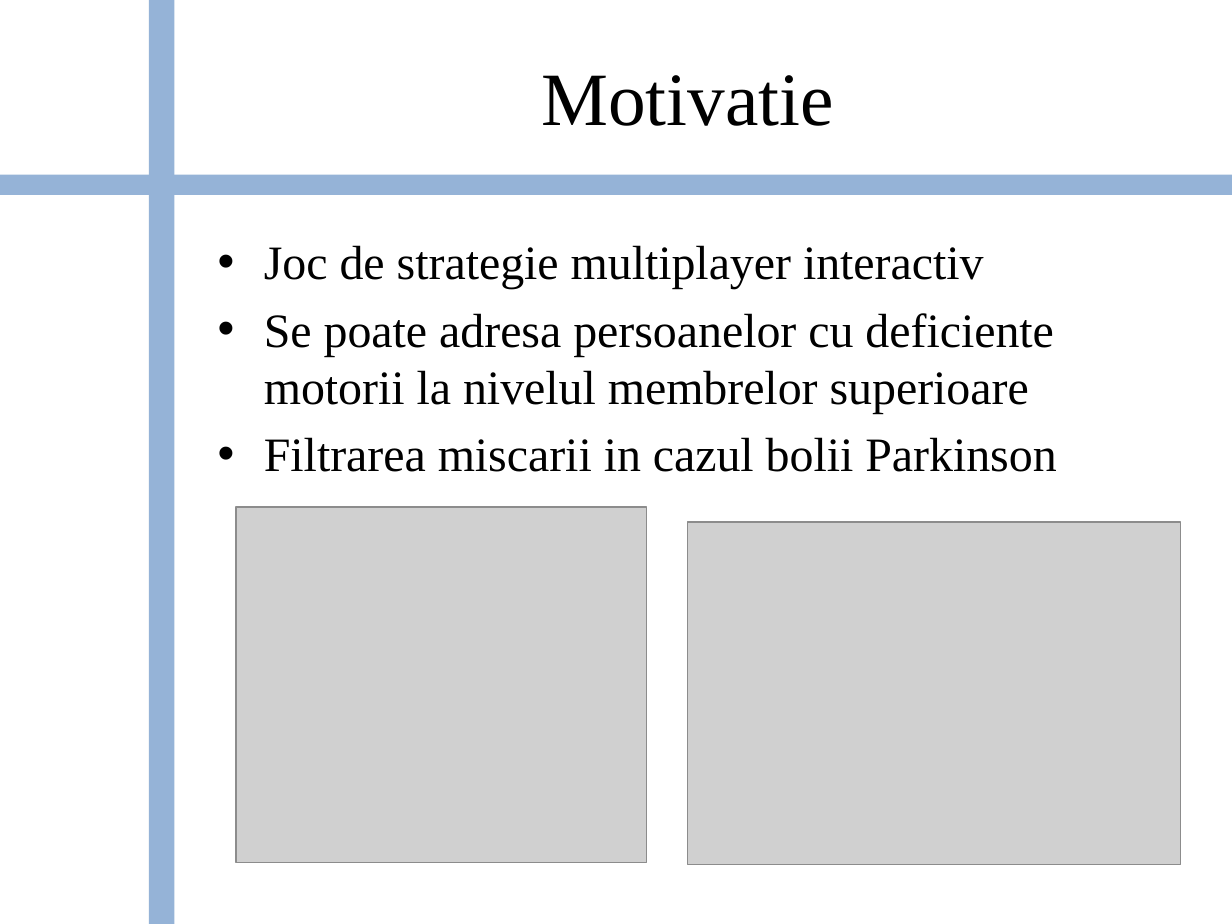
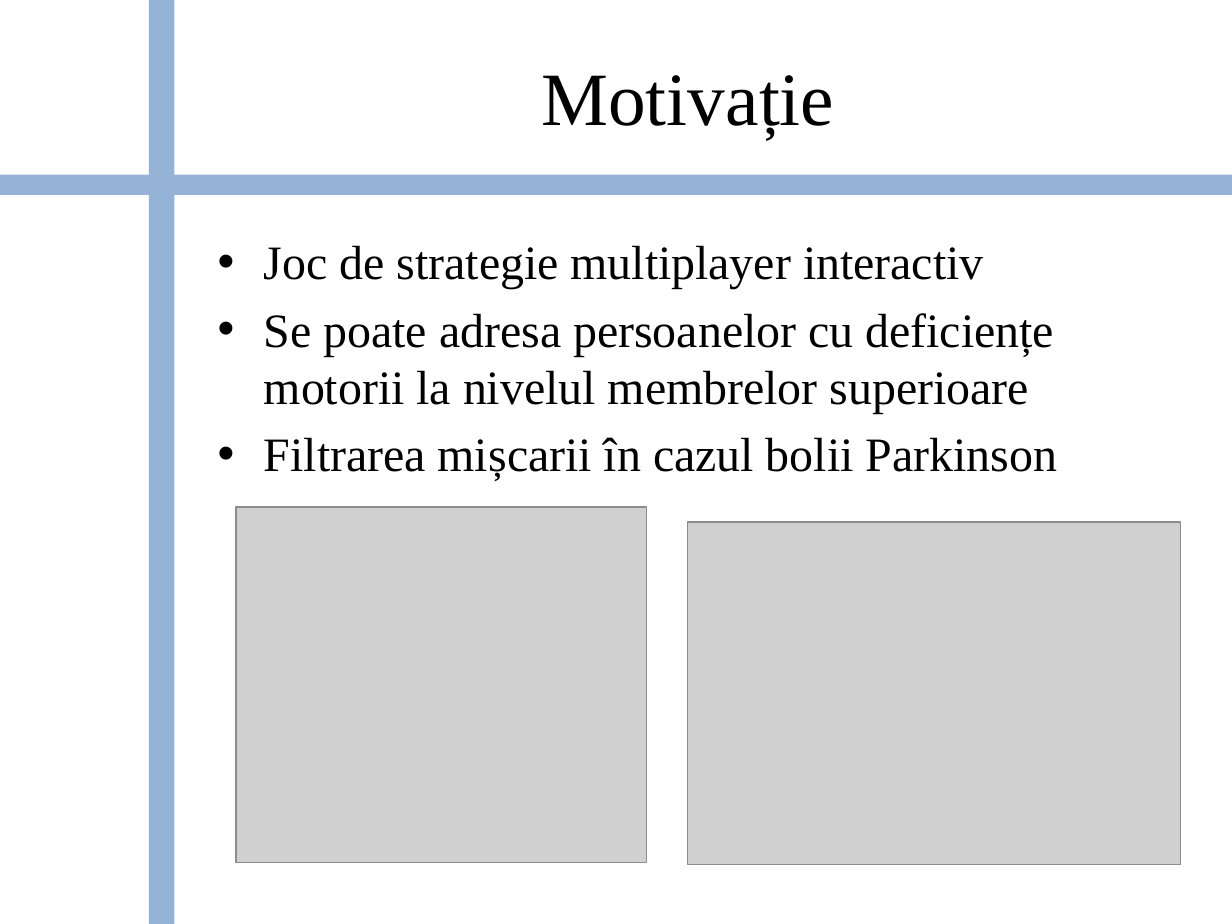
Before and after one commit to bogdanbalau/Unity_3D_Leap, a slide deck: slide 4 of Checkers_Unity_LeapMotion.pptx. Drawn at 1232x924 pixels with LibreOffice and Linux fonts; fonts in the diff are those of the drawing; grey boxes stand for pictures; background and template pictures are left out. Boxes give left, top, right and bottom in pixels: in the first picture for what was removed or moved away, otherwise in the second. Text is boxed around its words. In the diff, an @@ line names an element or a change of style, - is before the commit and + after.

```diff
--- a/Checkers_Unity_LeapMotion.pptx
+++ b/Checkers_Unity_LeapMotion.pptx
@@ title at bbox=[541, 75, 834, 140]: text changed @@
-Motivatie
+Motivație
@@ text at bbox=[264, 313, 1057, 481]: text changed @@
-• Se poate adresa persoanelor cu deficiente motorii la nivelul membrelor superioare
-• Filtrarea miscarii in cazul bolii Parkinson
+• Se poate adresa persoanelor cu deficiențe motorii la nivelul membrelor superioare
+• Filtrarea mișcarii în cazul bolii Parkinson
```
Also in this commit, not shown: 10 other slides changed, 1 slide added, 1 other file.
